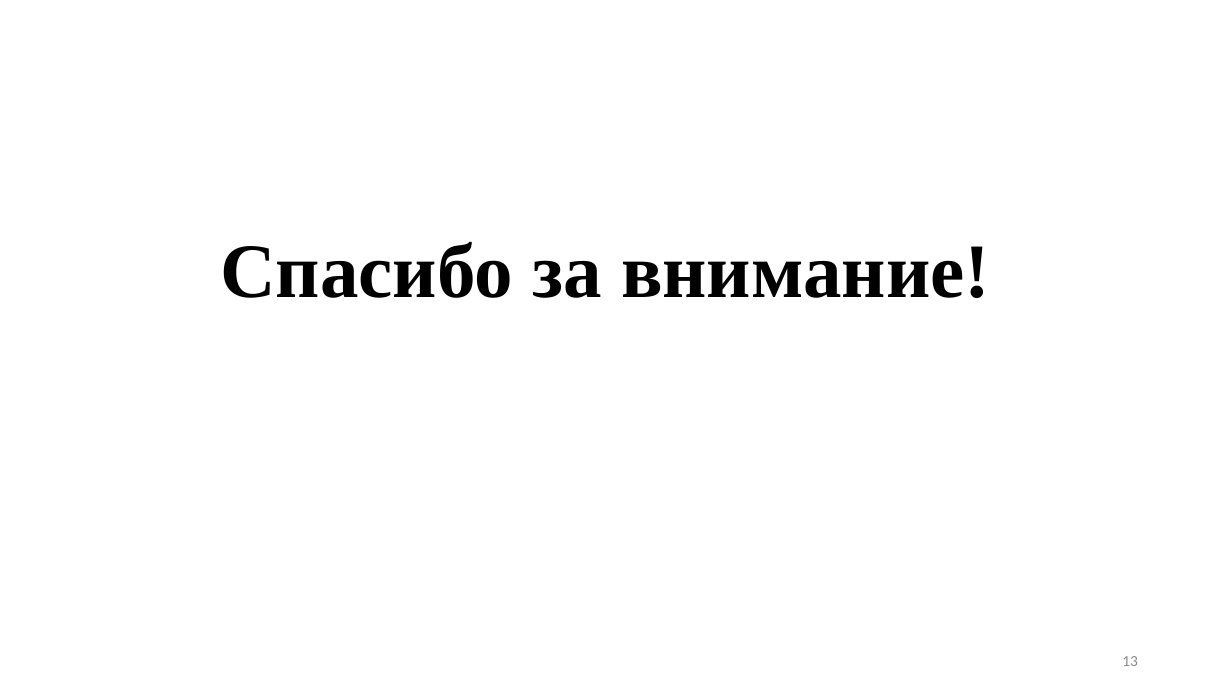
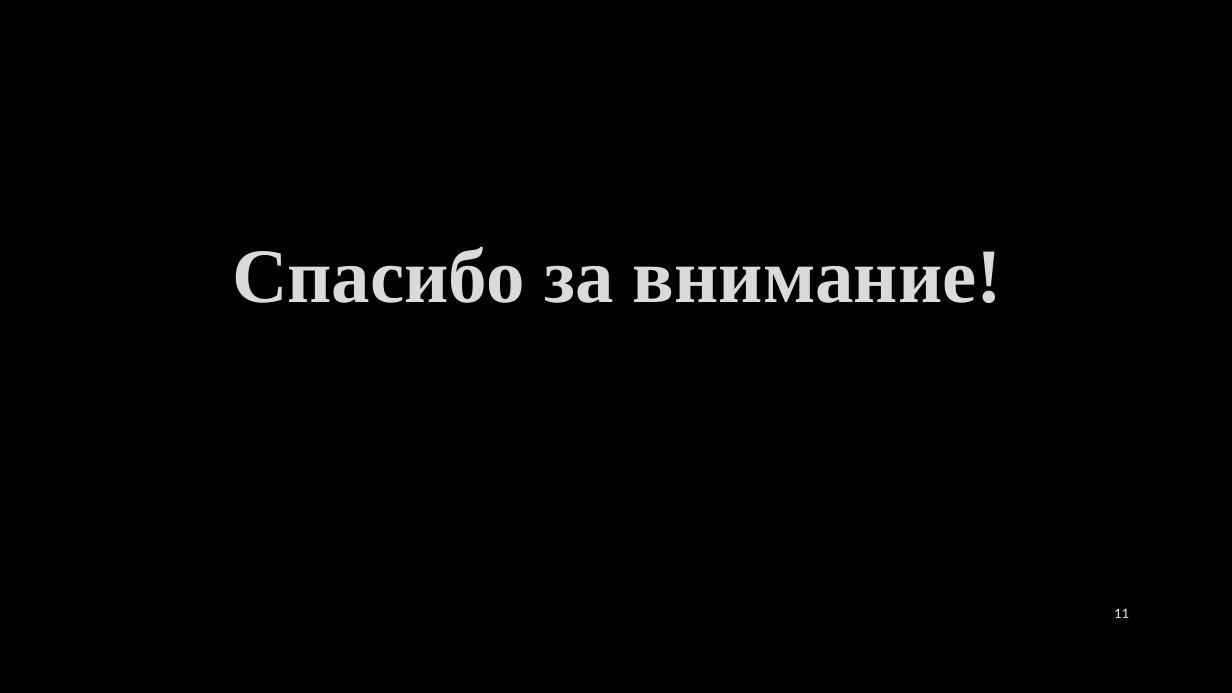
Before and after one commit to Pablo3sc0bar/KB_BMSTU, a slide deck: slide 11 of Презентация.pptx (slide 13 before the commit). Drawn at 1232x693 pixels with LibreOffice and Linux fonts; fonts in the diff are those of the drawing; background and template pictures are left out. Boxes give left, top, right and bottom in pixels: in the first picture for what was removed or moved away, otherwise in the second. Text is boxed around its words. In the diff, an @@ line names an element or a change of style, - is before the commit and + after.

```diff
--- a/Презентация.pptx
+++ b/Презентация.pptx
@@ background #FFFFFF to picture (left out) @@
@@ title "Спасибо за внимание!" at (x1=232, y1=247, x2=1002, y2=303): text colour #000000 to #DADADA, letter outline none to #404040 0.75 pt; alignment left to centre; line spacing 0.9 to 1 @@
@@ page number added at (x1=1114, y1=608, x2=1129, y2=618), 10 pt, text #F2F2F2 @@
+11
@@ page number removed at (x1=1122, y1=656, x2=1138, y2=666) @@
-13
```
Also in this commit, not shown: 9 other slides changed, 1 slide added, 3 slides removed, 2 other files.
